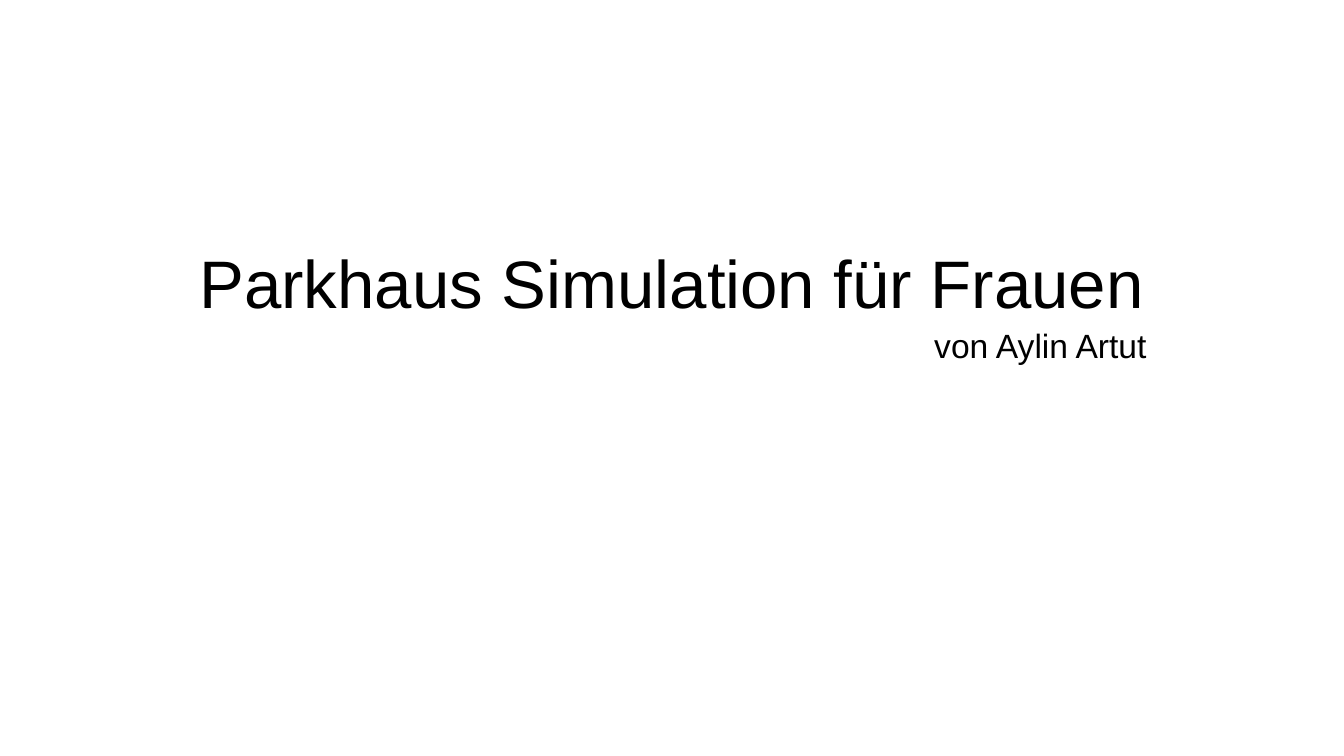
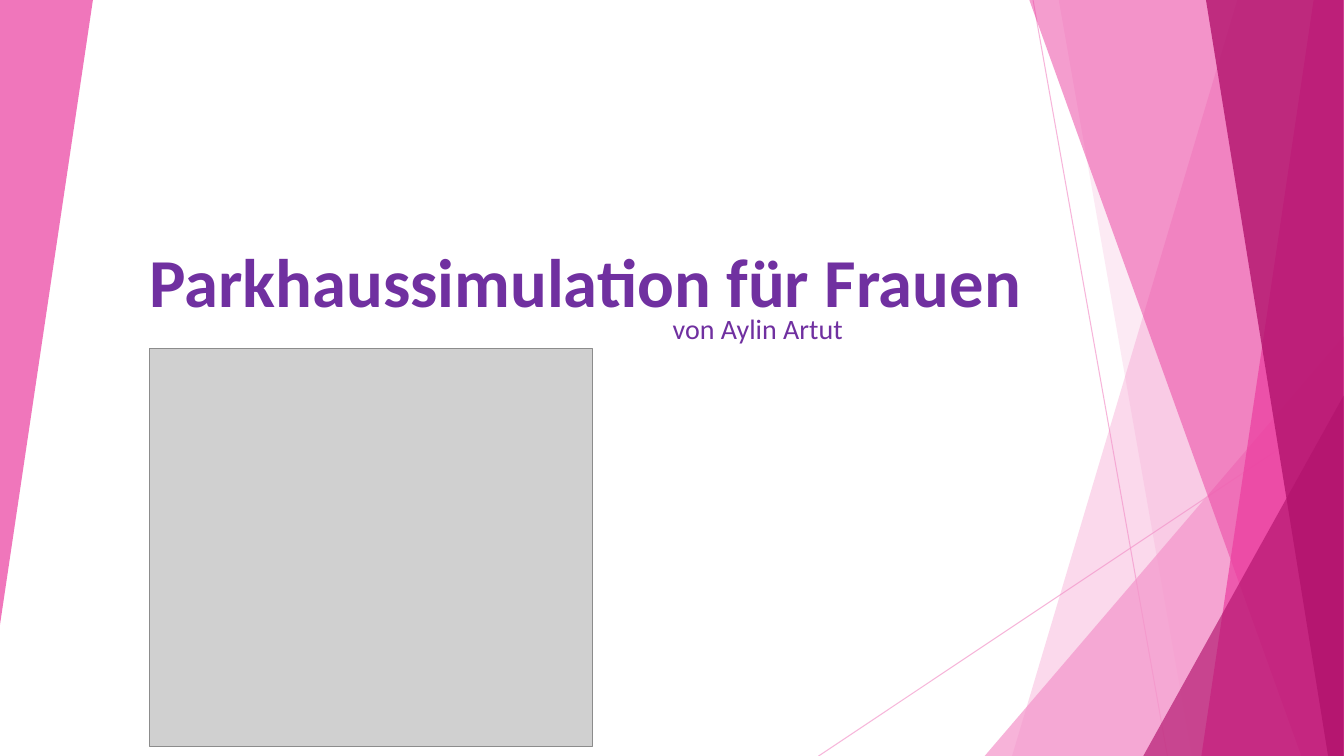
Before and after one commit to AylinArtut/ParkhausSimulation, a slide deck: slide 1 of Dokumente/Präsentation_Aylin_Artut.odp. Drawn at 1344x756 pixels with LibreOffice and Linux fonts; fonts in the diff are those of the drawing; grey boxes stand for pictures. Boxes give left, top, right and bottom in pixels: in the first picture for what was removed or moved away, otherwise in the second. Text is boxed around its words. In the diff, an @@ line names an element or a change of style, - is before the commit and + after.

Commit message:
Finished powerpoint presentation.

```diff
--- a/Dokumente/Präsentation_Aylin_Artut.odp
+++ b/Dokumente/Präsentation_Aylin_Artut.odp
@@ group added at [0,0,1344,756]: 8 freeform shapes, 2 lines @@
@@ title at [150,258,1021,325]: text changed; size 48 to 49 pt; font Arial to Calibri; text colour #000000 to #7030A0; bold on @@
-Parkhaus Simulation für Frauen
+Parkhaussimulation für Frauen
@@ subtitle "von Aylin Artut": place and size @@
-subtitle "von Aylin Artut" at [934,333,1147,365]
+subtitle "von Aylin Artut" at [673,319,842,344]
@@ subtitle "von Aylin Artut" at [673,319,842,344]: size 24 to 20 pt, font Arial to Calibri, text colour #000000 to #7030A0; alignment centre to left @@
@@ picture added at [150,349,593,747] @@
```
Also in this commit, not shown: 9 slides added, 1 slide removed, 1 other file.
